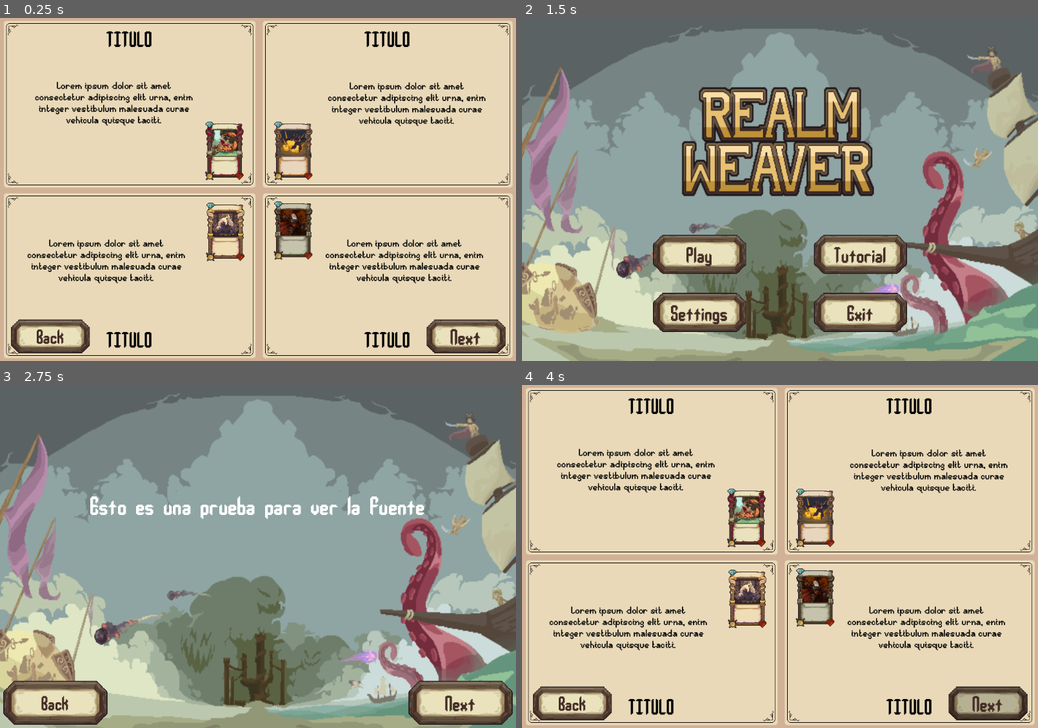
Above: before the commit, frames 1-4 (two rows, left to right).
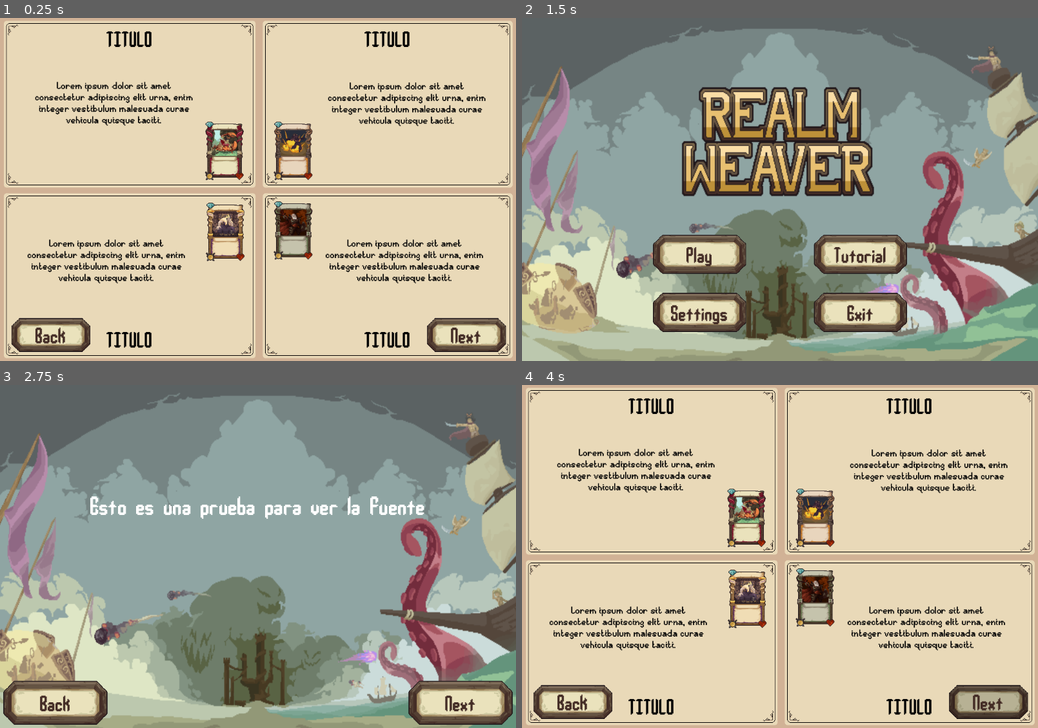
Above: after the commit, the same moments.

Repository: niki122121/GodotBackEnd
Game: Godot game, scene res://scenes/ui/cardsExplication.tscn
Two runs of this game, one before a commit and one after it. Both use one fixed random seed, a clock stepped at 60 frames per second and the inputs below. This scene is started directly instead of the project's main scene. Sound files missing from this copy of the repository are replaced by a short silence.
Inputs:
- Up to frame 1 (0.25 s): no input
- Up to frame 2 (1.5 s): click "Back" at 0.5 s; click "Back" at 1.25 s
- Up to frame 3 (2.75 s): click "Tutorial" at 2 s
- Up to frame 4 (4 s): click "Next" at 2.75 s; click "Next" at 3.5 s

The runs differ from the first frame. In frame 1, 1.4% of the frame differs, in the area x 2-99%, y 87-98%; in frame 2, nothing differs; in frame 3, 0.1%; in frame 4, 1.3%.

Commit message:
buttons optimization

Diff:
--- a/Client/scenes/ui/backButton.tscn
+++ /dev/null
@@ -1,37 +0,0 @@
-[gd_scene load_steps=10 format=3 uid="uid://yegdrjt34u3u"]
-
-[ext_resource type="Theme" uid="uid://cw2ae0duv2nwi" path="res://themes/buttonTheme.tres" id="1_ujb5l"]
-[ext_resource type="Texture2D" uid="uid://c42is2ut7kdbr" path="res://sprites/buttons/GenericButton.png" id="1_uwv6h"]
-[ext_resource type="Script" uid="uid://c0a0cqrdjvvht" path="res://scripts/ui_scripts/backToWantedScene.gd" id="2_norwg"]
-[ext_resource type="FontFile" uid="uid://cc2yaqr0wqi5t" path="res://fonts/jupiterc.ttf" id="2_t7lg5"]
-
-[sub_resource type="StyleBoxEmpty" id="StyleBoxEmpty_norwg"]
-
-[sub_resource type="StyleBoxEmpty" id="StyleBoxEmpty_ujb5l"]
-
-[sub_resource type="StyleBoxEmpty" id="StyleBoxEmpty_j1aoo"]
-
-[sub_resource type="StyleBoxEmpty" id="StyleBoxEmpty_x26xd"]
-
-[sub_resource type="StyleBoxEmpty" id="StyleBoxEmpty_8ml2n"]
-
-[node name="BackButton" type="Button"]
-texture_filter = 1
-offset_right = 232.0
-offset_bottom = 104.0
-theme = ExtResource("1_ujb5l")
-theme_override_colors/font_color = Color(0.26666668, 0.1764706, 0.14901961, 1)
-theme_override_fonts/font = ExtResource("2_t7lg5")
-theme_override_font_sizes/font_size = 41
-theme_override_styles/normal = SubResource("StyleBoxEmpty_norwg")
-theme_override_styles/pressed = SubResource("StyleBoxEmpty_ujb5l")
-theme_override_styles/hover = SubResource("StyleBoxEmpty_j1aoo")
-theme_override_styles/disabled = SubResource("StyleBoxEmpty_x26xd")
-theme_override_styles/focus = SubResource("StyleBoxEmpty_8ml2n")
-text = "Back"
-icon = ExtResource("1_uwv6h")
-icon_alignment = 1
-expand_icon = true
-script = ExtResource("2_norwg")
-
-[connection signal="pressed" from="." to="." method="_on_pressed"]
--- a/Client/scenes/ui/button.tscn
+++ b/Client/scenes/ui/button.tscn
@@ -4,7 +4,7 @@
 [ext_resource type="Texture2D" uid="uid://c42is2ut7kdbr" path="res://sprites/buttons/GenericButton.png" id="1_1cmwl"]
 [ext_resource type="FontFile" uid="uid://cc2yaqr0wqi5t" path="res://fonts/jupiterc.ttf" id="2_vgxan"]
 [ext_resource type="AudioStream" uid="uid://d0x1oxvci7eqg" path="res://sounds/SFX/genericButtonSound.mp3" id="4_mrrss"]
-[ext_resource type="Script" uid="uid://btmpjd1oi12rk" path="res://scripts/ui_scripts/reparentButtonAudio.gd" id="4_y0w6a"]
+[ext_resource type="Script" uid="uid://btmpjd1oi12rk" path="res://scripts/ui_scripts/ButtonsManager.gd" id="4_y0w6a"]
 
 [sub_resource type="StyleBoxEmpty" id="StyleBoxEmpty_1cmwl"]
 
--- a/Client/scenes/ui/cardsExplication.tscn
+++ b/Client/scenes/ui/cardsExplication.tscn
@@ -15,7 +15,6 @@
 [ext_resource type="Texture2D" uid="uid://bqs6y2brvq4kc" path="res://sprites/cards/card_sprite_10.png" id="13_purjv"]
 [ext_resource type="Texture2D" uid="uid://belb0h1mewriy" path="res://sprites/cards/card_sprite_22.png" id="14_kkanc"]
 [ext_resource type="Texture2D" uid="uid://cp1vmkx6ttj05" path="res://sprites/cards/card_sprite_37.png" id="15_0i7at"]
-[ext_resource type="PackedScene" uid="uid://yegdrjt34u3u" path="res://scenes/ui/backButton.tscn" id="16_0i7at"]
 [ext_resource type="PackedScene" uid="uid://ds5hv8hqh4vuf" path="res://scenes/ui/button.tscn" id="17_yqlle"]
 
 [node name="CardsExplication" type="Control"]
@@ -27,22 +26,35 @@
 grow_vertical = 2
 mouse_filter = 2
 
-[node name="BackButton" parent="." instance=ExtResource("16_0i7at")]
-z_index = 1
-layout_mode = 0
-offset_left = 13.0
-offset_top = 631.0
-offset_right = 198.0
-offset_bottom = 707.0
+[node name="Back" parent="." instance=ExtResource("17_yqlle")]
+z_index = 1
+layout_mode = 1
+anchors_preset = 2
+anchor_top = 1.0
+anchor_bottom = 1.0
+offset_left = 14.0
+offset_top = -92.0
+offset_right = 199.0
+offset_bottom = -16.0
+grow_vertical = 0
+text = "Back"
 scene = "tutorial"
+changeScene = true
 
 [node name="Next" parent="." instance=ExtResource("17_yqlle")]
 z_index = 1
-layout_mode = 0
-offset_left = 883.0
-offset_top = 631.0
-offset_right = 1068.0
-offset_bottom = 707.0
+layout_mode = 1
+anchors_preset = 3
+anchor_left = 1.0
+anchor_top = 1.0
+anchor_right = 1.0
+anchor_bottom = 1.0
+offset_left = -196.0
+offset_top = -92.0
+offset_right = -11.0
+offset_bottom = -16.0
+grow_horizontal = 0
+grow_vertical = 0
 text = "Next"
 
 [node name="DecorativeFrame" parent="." instance=ExtResource("2_cme0d")]
--- a/Client/scenes/ui/mainMenu.tscn
+++ b/Client/scenes/ui/mainMenu.tscn
@@ -45,24 +45,31 @@
 layout_mode = 2
 size_flags_horizontal = 3
 size_flags_vertical = 3
+scene = "playMenu"
+changeScene = true
 
 [node name="Tutorial" parent="MarginContainer/GridContainer" instance=ExtResource("3_3uny1")]
 layout_mode = 2
 size_flags_horizontal = 3
 size_flags_vertical = 3
 text = "Tutorial"
+scene = "tutorial"
+changeScene = true
 
 [node name="Settings" parent="MarginContainer/GridContainer" instance=ExtResource("3_3uny1")]
 layout_mode = 2
 size_flags_horizontal = 3
 size_flags_vertical = 3
 text = "Settings"
+scene = "settings"
+changeScene = true
 
 [node name="Exit" parent="MarginContainer/GridContainer" instance=ExtResource("3_3uny1")]
 layout_mode = 2
 size_flags_horizontal = 3
 size_flags_vertical = 3
 text = "Exit"
+script = null
 
 [connection signal="pressed" from="MarginContainer/GridContainer/Play" to="." method="_on_play_pressed"]
 [connection signal="pressed" from="MarginContainer/GridContainer/Tutorial" to="." method="_on_tutorial_pressed"]
--- a/Client/scenes/ui/prueba.tscn
+++ b/Client/scenes/ui/particlesTest.tscn
@@ -1,8 +1,8 @@
 [gd_scene load_steps=2 format=3 uid="uid://cddpnfo5yijsw"]
 
-[ext_resource type="PackedScene" uid="uid://t2fk3ui0d2r7" path="res://scenes/ui/statsParticles.tscn" id="1_rte7n"]
+[ext_resource type="PackedScene" uid="uid://t2fk3ui0d2r7" path="res://scenes/ui/statsParticles.tscn" id="1_ke5kl"]
 
-[node name="Prueba" type="Control"]
+[node name="ParticlesTest" type="Control"]
 layout_mode = 3
 anchors_preset = 15
 anchor_right = 1.0
--- a/Client/scenes/ui/playMenu.tscn
+++ b/Client/scenes/ui/playMenu.tscn
@@ -1,7 +1,6 @@
-[gd_scene load_steps=4 format=3 uid="uid://dse785o03ukia"]
+[gd_scene load_steps=3 format=3 uid="uid://dse785o03ukia"]
 
 [ext_resource type="PackedScene" uid="uid://bouopneobo5hh" path="res://scenes/ui/background.tscn" id="1_bykg5"]
-[ext_resource type="PackedScene" uid="uid://yegdrjt34u3u" path="res://scenes/ui/backButton.tscn" id="2_xfbjs"]
 [ext_resource type="PackedScene" uid="uid://ds5hv8hqh4vuf" path="res://scenes/ui/button.tscn" id="3_xfbjs"]
 
 [node name="PlayMenu" type="Control"]
@@ -14,16 +13,6 @@
 
 [node name="Background" parent="." instance=ExtResource("1_bykg5")]
 layout_mode = 1
-
-[node name="Button" parent="." instance=ExtResource("2_xfbjs")]
-layout_mode = 1
-anchors_preset = 2
-anchor_top = 1.0
-anchor_bottom = 1.0
-offset_top = -104.0
-offset_bottom = 0.0
-grow_vertical = 0
-scene = "mainMenu"
 
 [node name="Label" type="Label" parent="."]
 layout_mode = 1
@@ -75,3 +64,16 @@
 theme_override_font_sizes/font_size = 46
 placeholder_text = "Código de la sala"
 alignment = 1
+
+[node name="BackButton" parent="." instance=ExtResource("3_xfbjs")]
+z_index = 1
+layout_mode = 1
+anchors_preset = 2
+anchor_top = 1.0
+anchor_bottom = 1.0
+offset_top = -104.0
+offset_bottom = 0.0
+grow_vertical = 0
+text = "Back"
+scene = "mainMenu"
+changeScene = true
--- a/Client/scenes/ui/settings.tscn
+++ b/Client/scenes/ui/settings.tscn
@@ -1,7 +1,7 @@
 [gd_scene load_steps=4 format=3 uid="uid://cmjv2wsx01g4w"]
 
 [ext_resource type="PackedScene" uid="uid://bouopneobo5hh" path="res://scenes/ui/background.tscn" id="1_4geyq"]
-[ext_resource type="PackedScene" uid="uid://yegdrjt34u3u" path="res://scenes/ui/backButton.tscn" id="2_i44u3"]
+[ext_resource type="PackedScene" uid="uid://ds5hv8hqh4vuf" path="res://scenes/ui/button.tscn" id="2_h175o"]
 [ext_resource type="Script" uid="uid://b0byrpxi1457c" path="res://scripts/ui_scripts/volumeSlider.gd" id="3_lhmql"]
 
 [node name="SettingsMenu" type="Control"]
@@ -15,7 +15,7 @@
 [node name="Background" parent="." instance=ExtResource("1_4geyq")]
 layout_mode = 1
 
-[node name="Button" parent="." instance=ExtResource("2_i44u3")]
+[node name="BackButton" parent="." instance=ExtResource("2_h175o")]
 layout_mode = 1
 anchors_preset = 2
 anchor_top = 1.0
@@ -23,7 +23,9 @@
 offset_top = -104.0
 offset_bottom = 0.0
 grow_vertical = 0
+text = "Back"
 scene = "mainMenu"
+changeScene = true
 
 [node name="VBoxContainer" type="VBoxContainer" parent="."]
 layout_mode = 1
--- a/Client/scenes/ui/tutorial.tscn
+++ b/Client/scenes/ui/tutorial.tscn
@@ -1,9 +1,7 @@
-[gd_scene load_steps=6 format=3 uid="uid://bh8th5k8jbybr"]
+[gd_scene load_steps=4 format=3 uid="uid://bh8th5k8jbybr"]
 
 [ext_resource type="FontFile" uid="uid://cc2yaqr0wqi5t" path="res://fonts/jupiterc.ttf" id="1_6e533"]
-[ext_resource type="Script" uid="uid://dkki0khtgv587" path="res://scripts/ui_scripts/changeSceneCards.gd" id="1_gcvyo"]
 [ext_resource type="PackedScene" uid="uid://bouopneobo5hh" path="res://scenes/ui/background.tscn" id="1_ka2pi"]
-[ext_resource type="PackedScene" uid="uid://yegdrjt34u3u" path="res://scenes/ui/backButton.tscn" id="2_feyax"]
 [ext_resource type="PackedScene" uid="uid://ds5hv8hqh4vuf" path="res://scenes/ui/button.tscn" id="5_nrihu"]
 
 [node name="TutorialMenu" type="Control"]
@@ -13,7 +11,6 @@
 anchor_bottom = 1.0
 grow_horizontal = 2
 grow_vertical = 2
-script = ExtResource("1_gcvyo")
 
 [node name="Label" type="Label" parent="."]
 z_index = 1
@@ -36,7 +33,7 @@
 [node name="Background" parent="." instance=ExtResource("1_ka2pi")]
 layout_mode = 1
 
-[node name="Button" parent="." instance=ExtResource("2_feyax")]
+[node name="BackButton" parent="." instance=ExtResource("5_nrihu")]
 layout_mode = 1
 anchors_preset = 2
 anchor_top = 1.0
@@ -44,7 +41,9 @@
 offset_top = -104.0
 offset_bottom = 0.0
 grow_vertical = 0
+text = "Back"
 scene = "mainMenu"
+changeScene = true
 
 [node name="nextButton" parent="." instance=ExtResource("5_nrihu")]
 layout_mode = 1
@@ -60,5 +59,7 @@
 grow_horizontal = 0
 grow_vertical = 0
 text = "Next"
+scene = "cardsExplication"
+changeScene = true
 
 [connection signal="pressed" from="nextButton" to="." method="_on_next_button_pressed"]
--- /dev/null
+++ b/Client/scripts/ui_scripts/ButtonsManager.gd
@@ -0,0 +1,15 @@
+extends Button
+
+@export var audio:AudioStreamPlayer2D
+@export var scene:String
+@export var changeScene:bool
+
+func _on_pressed() -> void:
+
+	if changeScene:
+		audio.reparent(get_tree().root)
+		audio.finished.connect(audio.queue_free)
+		audio.play()
+		get_tree().change_scene_to_file("res://scenes/ui/"+scene+".tscn")
+	else:
+		audio.play()
--- a/Client/scripts/ui_scripts/backToWantedScene.gd
+++ /dev/null
@@ -1,6 +0,0 @@
-extends Button
-
-@export var scene:String
-
-func _on_pressed() -> void:
-	get_tree().change_scene_to_file("res://scenes/ui/"+scene+".tscn")
--- a/Client/scripts/ui_scripts/changeSceneCards.gd
+++ /dev/null
@@ -1,5 +0,0 @@
-extends Control
-
-
-func _on_next_button_pressed() -> void:
-	get_tree().change_scene_to_file("res://scenes/ui/cardsExplication.tscn")
--- a/Client/scripts/ui_scripts/reparentButtonAudio.gd
+++ /dev/null
@@ -1,8 +0,0 @@
-extends Button
-
-@export var audio:AudioStreamPlayer2D
-
-func _on_pressed() -> void:
-	audio.reparent(get_tree().root)
-	audio.finished.connect(audio.queue_free)
-	audio.play()
--- a/Client/scripts/ui_scripts/scenesManager.gd
+++ b/Client/scripts/ui_scripts/scenesManager.gd
@@ -1,17 +1,4 @@
 extends Control
-
-
-
-func _on_play_pressed() -> void:
-	get_tree().change_scene_to_file("res://scenes/ui/playMenu.tscn")
-
-
-func _on_tutorial_pressed() -> void:
-	get_tree().change_scene_to_file("res://scenes/ui/tutorial.tscn")
-
-
-func _on_settings_pressed() -> void:
-	get_tree().change_scene_to_file("res://scenes/ui/settings.tscn")
 
 
 func _on_exit_pressed() -> void:
Not shown: 1 places in Client/scenes/ui/cardsExplication.tscn that only renumber resources
Not shown: 1 places in Client/scenes/ui/particlesTest.tscn that only renumber resources
Renamed: Client/scripts/ui_scripts/reparentButtonAudio.gd.uid -> Client/scripts/ui_scripts/ButtonsManager.gd.uid
Not shown, removed: Client/scripts/ui_scripts/backToWantedScene.gd.uid
Not shown, removed: Client/scripts/ui_scripts/changeSceneCards.gd.uid
